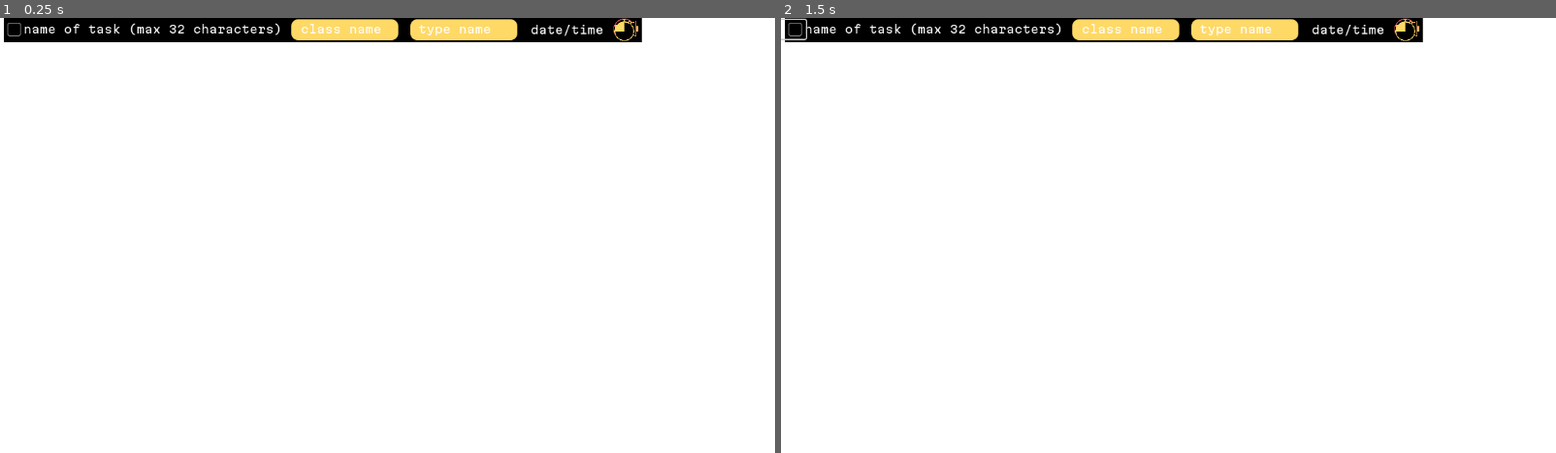
Above: before the commit, frames 1-2 (left to right).
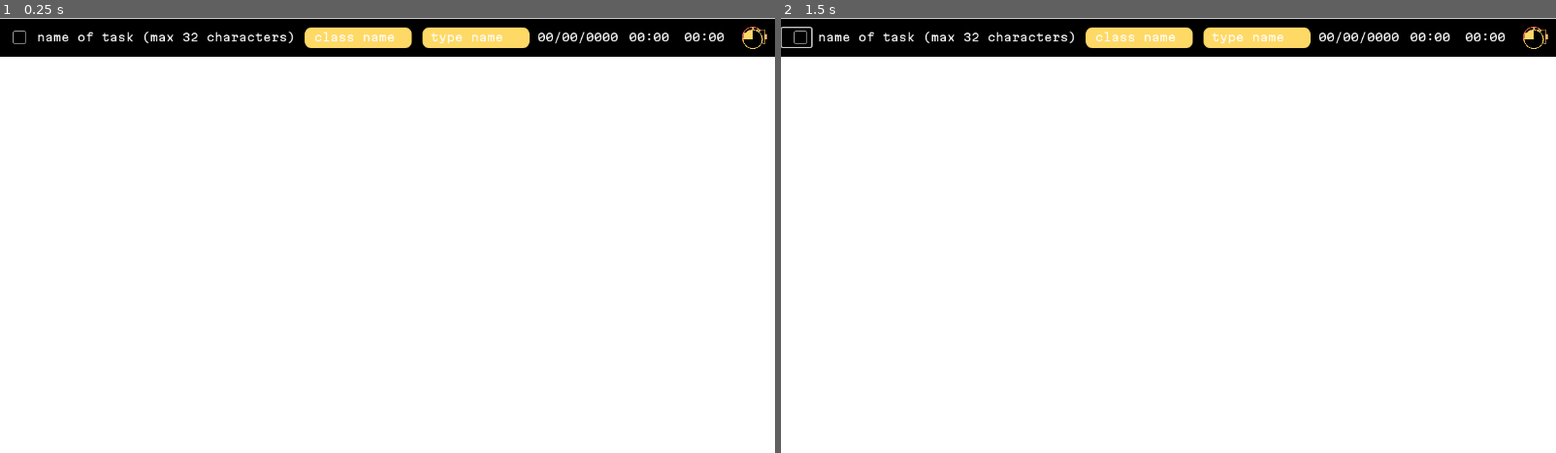
Above: after the commit, the same moments.

Repository: a-nush-s/hackru25
Game: Godot game, scene res://darkmodetask.tscn
Two runs of this game, one before a commit and one after it. Both use one fixed random seed, a clock stepped at 60 frames per second and the inputs below. The project has no main scene, so this scene is started directly.
Inputs (mouse positions are in pixels of both pictures, inside the frame that each line leads up to; where the layout moved, square brackets give the same spot in the first picture):
- Up to frame 1 (0.25 s): no input
- Up to frame 2 (1.5 s): click (796, 35) [788, 31] at 0.5 s; click (796, 35) [788, 31] at 1.25 s

The runs differ from the first frame. In frame 1, 6.5% of the frame differs, in the area x 0-100%, y 0-9%; in frame 2, 6.6%.

Commit message:
updated ui for individual task

Diff:
--- a/darkmodetask.tscn
+++ b/darkmodetask.tscn
@@ -21,87 +21,111 @@
 anchors_preset = 15
 anchor_right = 1.0
 anchor_bottom = 1.0
+offset_left = -4.0
+offset_top = 12.0
+offset_right = 33.0
+offset_bottom = 12.0
 grow_horizontal = 2
 grow_vertical = 2
 theme = SubResource("Theme_sa6dv")
 
 [node name="ColorRect" type="ColorRect" parent="."]
-offset_left = 6.0
-offset_top = -1.0
-offset_right = 954.0
-offset_bottom = 36.0
+offset_left = 3.0
+offset_top = -11.0
+offset_right = 1156.0
+offset_bottom = 46.0
 color = Color(0, 0, 0, 1)
 
 [node name="Panel" type="Panel" parent="."]
-offset_left = 433.0
+offset_left = 457.0
 offset_top = 2.0
-offset_right = 592.0
+offset_right = 616.0
 offset_bottom = 33.0
 theme_override_styles/panel = SubResource("StyleBoxFlat_sgi7y")
 
 [node name="Panel2" type="Panel" parent="."]
-offset_left = 610.0
+offset_left = 632.0
 offset_top = 2.0
-offset_right = 769.0
+offset_right = 791.0
 offset_bottom = 33.0
 theme_override_styles/panel = SubResource("StyleBoxFlat_sgi7y")
 
 [node name="Label" type="Label" parent="."]
-offset_left = 35.0
+offset_left = 59.0
 offset_top = 7.0
-offset_right = 419.0
+offset_right = 443.0
 offset_bottom = 30.0
 theme_override_colors/font_color = Color(1, 1, 1, 1)
 theme_override_fonts/font = ExtResource("1_cvwx7")
 text = "name of task (max 32 characters)"
 
 [node name="Label2" type="Label" parent="."]
-offset_left = 447.0
+offset_left = 471.0
 offset_top = 7.0
-offset_right = 574.0
+offset_right = 598.0
 offset_bottom = 30.0
 theme_override_colors/font_color = Color(1, 1, 1, 1)
 theme_override_fonts/font = ExtResource("1_cvwx7")
 text = "class name"
 
 [node name="Label3" type="Label" parent="."]
-offset_left = 622.0
+offset_left = 644.0
 offset_top = 7.0
-offset_right = 749.0
+offset_right = 771.0
 offset_bottom = 30.0
 theme_override_colors/font_color = Color(1, 1, 1, 1)
 theme_override_fonts/font = ExtResource("1_cvwx7")
 text = "type name"
 
 [node name="Label4" type="Label" parent="."]
-offset_left = 789.0
-offset_top = 8.0
-offset_right = 916.0
-offset_bottom = 31.0
+offset_left = 803.0
+offset_top = 7.0
+offset_right = 930.0
+offset_bottom = 30.0
 theme_override_colors/font_color = Color(1, 1, 1, 1)
 theme_override_fonts/font = ExtResource("1_cvwx7")
-text = "date/time"
+text = "00/00/0000"
+
+[node name="Label5" type="Label" parent="."]
+offset_left = 939.0
+offset_top = 7.0
+offset_right = 1066.0
+offset_bottom = 30.0
+theme_override_colors/font_color = Color(1, 1, 1, 1)
+theme_override_fonts/font = ExtResource("1_cvwx7")
+text = "00:00
+"
+
+[node name="Label6" type="Label" parent="."]
+offset_left = 1021.0
+offset_top = 7.0
+offset_right = 1148.0
+offset_bottom = 30.0
+theme_override_colors/font_color = Color(1, 1, 1, 1)
+theme_override_fonts/font = ExtResource("1_cvwx7")
+text = "00:00
+"
 
 [node name="Darkexclamation(overdue)" type="Sprite2D" parent="."]
-position = Vector2(928, 17)
+position = Vector2(1123, 17)
 scale = Vector2(0.05, 0.05)
 texture = ExtResource("2_kctwe")
 
 [node name="Darkmegaphone(today)" type="Sprite2D" parent="."]
-position = Vector2(931.75, 17.1875)
+position = Vector2(1126.75, 17.1875)
 scale = Vector2(0.0366319, 0.036632)
 texture = ExtResource("3_0mqda")
 
 [node name="Darktimer(soon)" type="Sprite2D" parent="."]
-position = Vector2(928, 18)
+position = Vector2(1123, 18)
 scale = Vector2(0.0451389, 0.0451389)
 texture = ExtResource("4_yagpi")
 
 [node name="CheckButton" type="CheckButton" parent="."]
 layout_mode = 0
-offset_left = -7.0
+offset_left = 5.0
 offset_top = 3.0
-offset_right = 37.0
+offset_right = 49.0
 offset_bottom = 31.0
 theme_override_icons/checked = ExtResource("5_tm03d")
 theme_override_icons/unchecked = ExtResource("6_ep1gf")
--- a/lightmodetask.tscn
+++ b/lightmodetask.tscn
@@ -9,8 +9,8 @@
 
 [sub_resource type="CanvasItemMaterial" id="CanvasItemMaterial_rvcn7"]
 
-[sub_resource type="StyleBoxFlat" id="StyleBoxFlat_f3wfj"]
-bg_color = Color(0.945098, 0.760784, 0.196078, 1)
+[sub_resource type="StyleBoxFlat" id="StyleBoxFlat_v4bju"]
+bg_color = Color(1, 0.85098, 0.4, 1)
 corner_radius_top_left = 10
 corner_radius_top_right = 10
 corner_radius_bottom_right = 10
@@ -29,89 +29,101 @@
 grow_horizontal = 2
 grow_vertical = 2
 
-[node name="ColorRect" type="ColorRect" parent="."]
-layout_mode = 0
-offset_left = 6.0
-offset_top = -1.0
-offset_right = 954.0
-offset_bottom = 36.0
+[node name="ColorRect2" type="ColorRect" parent="."]
+offset_left = -132.0
+offset_top = -71.0
+offset_right = 1021.0
+offset_bottom = -14.0
 
-[node name="Panel" type="Panel" parent="."]
-layout_mode = 0
-offset_left = 433.0
-offset_top = 2.0
-offset_right = 592.0
-offset_bottom = 33.0
-theme_override_styles/panel = SubResource("StyleBoxFlat_f3wfj")
+[node name="Panel3" type="Panel" parent="."]
+offset_left = 322.0
+offset_top = -58.0
+offset_right = 481.0
+offset_bottom = -27.0
+theme_override_styles/panel = SubResource("StyleBoxFlat_v4bju")
 
-[node name="Panel2" type="Panel" parent="."]
-layout_mode = 0
-offset_left = 610.0
-offset_top = 2.0
-offset_right = 769.0
-offset_bottom = 33.0
-theme_override_styles/panel = SubResource("StyleBoxFlat_f3wfj")
+[node name="Panel4" type="Panel" parent="."]
+offset_left = 497.0
+offset_top = -58.0
+offset_right = 656.0
+offset_bottom = -27.0
+theme_override_styles/panel = SubResource("StyleBoxFlat_v4bju")
 
-[node name="Label" type="Label" parent="."]
-layout_mode = 0
-offset_left = 35.0
-offset_top = 7.0
-offset_right = 419.0
-offset_bottom = 30.0
+[node name="Label5" type="Label" parent="."]
+offset_left = -76.0
+offset_top = -53.0
+offset_right = 308.0
+offset_bottom = -30.0
 theme_override_colors/font_color = Color(0, 0, 0, 1)
 theme_override_fonts/font = ExtResource("1_s2pc3")
 text = "name of task (max 32 characters)"
 
-[node name="Label2" type="Label" parent="."]
-layout_mode = 0
-offset_left = 447.0
-offset_top = 7.0
-offset_right = 574.0
-offset_bottom = 30.0
+[node name="Label6" type="Label" parent="."]
+offset_left = 336.0
+offset_top = -53.0
+offset_right = 463.0
+offset_bottom = -30.0
 theme_override_colors/font_color = Color(0, 0, 0, 1)
 theme_override_fonts/font = ExtResource("1_s2pc3")
 text = "class name"
 
-[node name="Label3" type="Label" parent="."]
-layout_mode = 0
-offset_left = 622.0
-offset_top = 7.0
-offset_right = 749.0
-offset_bottom = 30.0
+[node name="Label7" type="Label" parent="."]
+offset_left = 509.0
+offset_top = -53.0
+offset_right = 636.0
+offset_bottom = -30.0
 theme_override_colors/font_color = Color(0, 0, 0, 1)
 theme_override_fonts/font = ExtResource("1_s2pc3")
 text = "type name"
 
-[node name="Label4" type="Label" parent="."]
-layout_mode = 0
-offset_left = 789.0
-offset_top = 8.0
-offset_right = 916.0
-offset_bottom = 31.0
+[node name="Label8" type="Label" parent="."]
+offset_left = 668.0
+offset_top = -53.0
+offset_right = 795.0
+offset_bottom = -30.0
 theme_override_colors/font_color = Color(0, 0, 0, 1)
 theme_override_fonts/font = ExtResource("1_s2pc3")
-text = "date/time"
+text = "00/00/0000"
+
+[node name="Label9" type="Label" parent="."]
+offset_left = 805.0
+offset_top = -53.0
+offset_right = 932.0
+offset_bottom = -30.0
+theme_override_colors/font_color = Color(0, 0, 0, 1)
+theme_override_fonts/font = ExtResource("1_s2pc3")
+text = "00:00
+"
+
+[node name="Label10" type="Label" parent="."]
+offset_left = 886.0
+offset_top = -53.0
+offset_right = 1013.0
+offset_bottom = -30.0
+theme_override_colors/font_color = Color(0, 0, 0, 1)
+theme_override_fonts/font = ExtResource("1_s2pc3")
+text = "00:00
+"
 
 [node name="Lightexclamation(overdue)" type="Sprite2D" parent="."]
-position = Vector2(929, 18)
-scale = Vector2(0.0385417, 0.0385417)
+position = Vector2(987.042, -43.5313)
+scale = Vector2(0.0457465, 0.0457465)
 texture = ExtResource("2_3sidf")
 
 [node name="Lightmegaphone(today)" type="Sprite2D" parent="."]
-position = Vector2(931, 17)
+position = Vector2(992, -43)
 scale = Vector2(0.0371528, 0.0371528)
 texture = ExtResource("3_m6vv1")
 
 [node name="Lighttimer(soon)" type="Sprite2D" parent="."]
-position = Vector2(929.333, 17)
-scale = Vector2(0.0388889, 0.0388889)
+position = Vector2(988, -43)
+scale = Vector2(0.0451389, 0.0451389)
 texture = ExtResource("4_y8yyl")
 
-[node name="CheckButton" type="CheckButton" parent="."]
-layout_mode = 0
-offset_left = 5.0
-offset_top = 3.0
-offset_right = 37.0
-offset_bottom = 31.0
+[node name="CheckButton2" type="CheckButton" parent="."]
+offset_left = -130.0
+offset_top = -57.0
+offset_right = -86.0
+offset_bottom = -29.0
 theme_override_icons/checked = ExtResource("2_q3gbs")
 theme_override_icons/unchecked = ExtResource("3_bowda")
